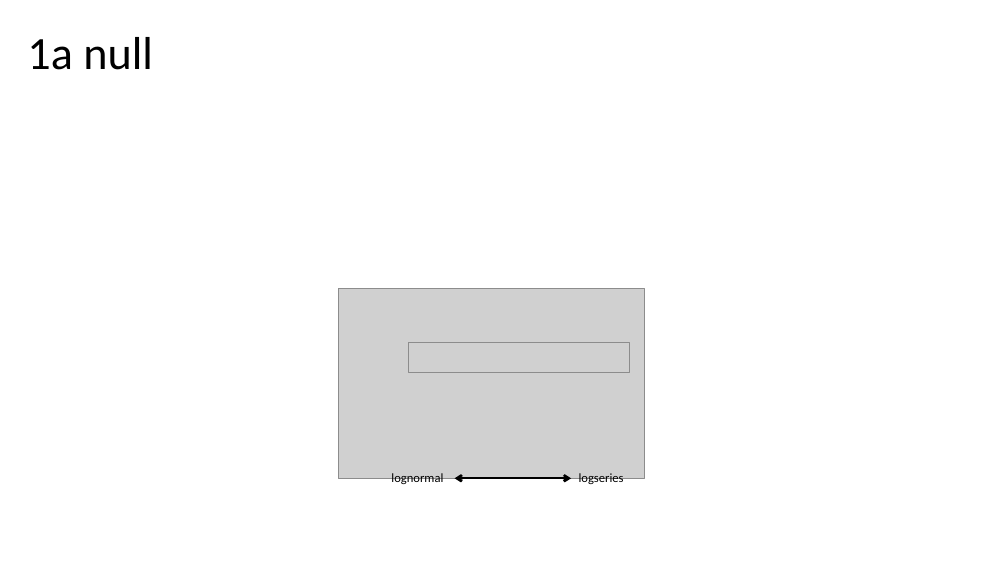
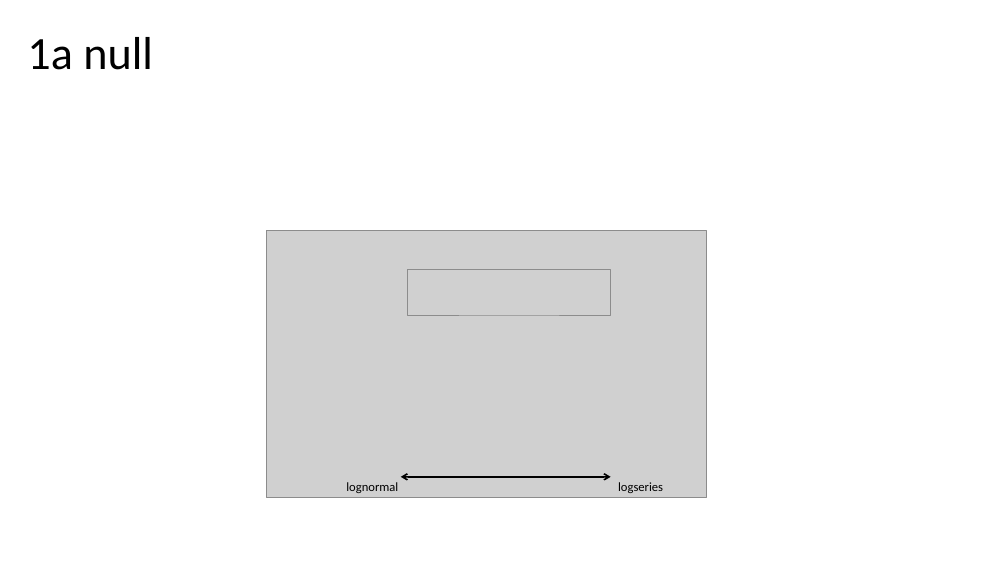
Before and after one commit to hurlbertlab/core-transient, a slide deck: slide 14 of output/plots/all_figs_with_legends.pptx. Drawn at 1008x567 pixels with LibreOffice and Linux fonts; fonts in the diff are those of the drawing; grey boxes stand for pictures. Boxes give left, top, right and bottom in pixels: in the first picture for what was removed or moved away, otherwise in the second. Text is boxed around its words. In the diff, an @@ line names an element or a change of style, - is before the commit and + after.

Commit message:
null model work

```diff
--- a/output/plots/all_figs_with_legends.pptx
+++ b/output/plots/all_figs_with_legends.pptx
@@ picture added at box(267, 231, 707, 498) @@
@@ picture added at box(408, 269, 611, 315) @@
@@ picture removed at box(339, 289, 645, 479) @@
@@ picture removed at box(409, 343, 630, 372) @@
@@ text "lognormal": place and size @@
-text "lognormal" at box(391, 473, 443, 485)
+text "lognormal" at box(346, 482, 398, 493)
@@ double arrow moved from (454, 479) - (571, 479) to (401, 477) - (611, 477) @@
@@ double arrow (401, 477) - (611, 477): stroke #000000 2.25 pt to #000000 1.5 pt @@
@@ text "logseries": place and size @@
-text "logseries" at box(579, 473, 624, 485)
+text "logseries" at box(618, 482, 663, 493)
```
Also in this commit, not shown: 1 other slide changed, 5 other files.
